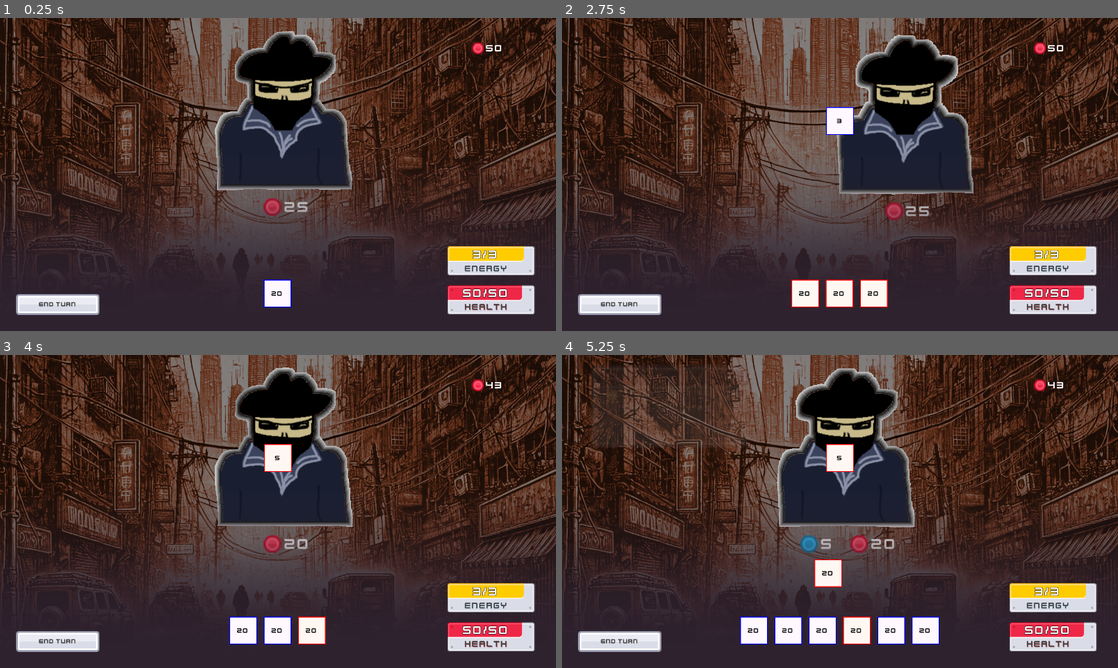
Above: before the commit, frames 1-4 (two rows, left to right).
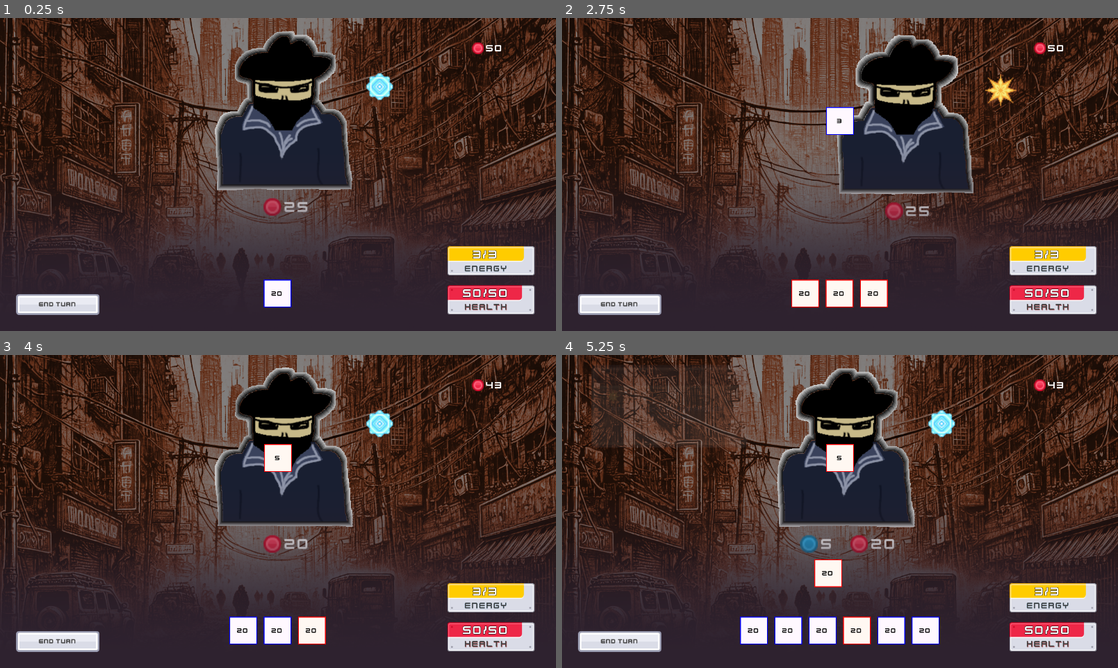
Above: after the commit, the same moments.

Repository: platopixel/d20
Game: Godot game, scene res://scenes/main.tscn
Same seed, same stepped clock (60 frames per second), same inputs: the game is played once before the commit and once after it.
Inputs (mouse positions are in pixels of both pictures, inside the frame that each line leads up to):
- Up to frame 1 (0.25 s): no input
- Up to frame 2 (2.75 s): click "END TURN" at 0.5 s; drag from (823, 293) to (840, 121) at 1.27 s; click "END TURN" at 2 s
- Up to frame 3 (4 s): drag from (244, 630) to (278, 458) at 2.77 s; click "END TURN" at 3.5 s
- Up to frame 4 (5.25 s): tap Enter at 4.25 s; move the mouse to (840, 630) at 4.27 s; press the mouse at (840, 630) at 4.28 s; release the mouse at (840, 630) at 5 s; drag from (823, 630) to (840, 458) at 5.02 s

The runs differ from the first frame. In frame 1, 0.3% of the frame differs, in the area x 65-71%, y 17-27%; in frame 2, 0.3%; in frame 3, 0.3%; in frame 4, 0.3%.

Commit message:
add enemy intents, add damage indicators

Diff:
--- /dev/null
+++ b/custom_resources/intent.gd
@@ -0,0 +1,4 @@
+class_name Intent extends Resource
+
+@export var number: String
+@export var icon: Texture
--- a/custom_resources/player_stats.gd
+++ b/custom_resources/player_stats.gd
@@ -19,6 +19,13 @@
 	self.energy = max_energy
 
 
+func take_damage(damage: int) -> void:
+	var initial_hp := hp
+	super.take_damage(damage)
+	if initial_hp > hp:
+		Events.player_hit.emit()
+
+
 func can_play_die(die: DieModel) -> bool:
 	return energy >= die.cost
 
--- a/enemies/enemy.gd
+++ b/enemies/enemy.gd
@@ -3,6 +3,7 @@
 @export var stats: EnemyStats : set = set_enemy_stats
 
 @onready var stats_ui: StatsUI = $StatsUI as StatsUI
+@onready var intent_ui: IntentUI = $IntentUI as IntentUI
 
 var enemy_action_picker: EnemyActionPicker
 var current_action: EnemyAction : set = set_current_action
@@ -10,6 +11,8 @@
 
 func set_current_action(value: EnemyAction) -> void:
 	current_action = value
+	if current_action:
+		intent_ui.update_intent(current_action.intent)
 
 
 func set_enemy_stats(value: EnemyStats) -> void:
@@ -73,7 +76,13 @@
 	if stats.hp <= 0:
 		return
 
-	stats.take_damage(damage)
+	var tween := create_tween()
+	tween.tween_callback(Shaker.shake.bind(self, 16, 0.15))
+	tween.tween_callback(stats.take_damage.bind(damage))
+	tween.tween_interval(0.2)
 
-	if stats.hp <= 0:
-		queue_free()
+	tween.finished.connect(
+		func():
+			if stats.hp <= 0:
+				queue_free()
+	)
--- a/enemies/enemy.tscn
+++ b/enemies/enemy.tscn
@@ -7,6 +7,7 @@
 [ext_resource type="Texture2D" uid="uid://be7il2ghok072" path="res://assets/bar_round_large.png" id="3_1nq76"]
 [ext_resource type="Texture2D" uid="uid://dia7vd45pqw63" path="res://assets/duck.png" id="3_lecdm"]
 [ext_resource type="PackedScene" uid="uid://q1ohca522r4x" path="res://scenes/ui/stats_ui.tscn" id="7_r300c"]
+[ext_resource type="PackedScene" uid="uid://43yimxl0bwq3" path="res://scenes/ui/intent_ui.tscn" id="8_b8os3"]
 
 [sub_resource type="Gradient" id="Gradient_svbpy"]
 
@@ -90,3 +91,9 @@
 offset_top = 271.0
 offset_right = 212.0
 offset_bottom = 298.0
+
+[node name="IntentUI" parent="." instance=ExtResource("8_b8os3")]
+offset_left = 199.0
+offset_top = 68.0
+offset_right = 309.0
+offset_bottom = 132.0
--- a/enemies/enemy_action.gd
+++ b/enemies/enemy_action.gd
@@ -2,6 +2,7 @@
 
 enum Type {CONDITIONAL, CHANCE_BASED}
 
+@export var intent: Intent
 @export var type: Type
 @export_range(0.0, 10.0) var chance_weight := 0.0
 
--- a/enemies/spy/spy_enemy_ai.tscn
+++ b/enemies/spy/spy_enemy_ai.tscn
@@ -1,23 +1,44 @@
-[gd_scene load_steps=5 format=3 uid="uid://bso4dtjtpw7rl"]
+[gd_scene load_steps=11 format=3 uid="uid://bso4dtjtpw7rl"]
 
 [ext_resource type="Script" path="res://enemies/enemy_action_picker.gd" id="1_6f32a"]
 [ext_resource type="Script" path="res://enemies/spy/spy_attack_action.gd" id="2_3fb52"]
 [ext_resource type="Script" path="res://enemies/spy/spy_block_action.gd" id="3_2gbms"]
+[ext_resource type="Texture2D" uid="uid://4olrskei7nd6" path="res://assets/attack_icon.png" id="3_5d2jq"]
+[ext_resource type="Script" path="res://custom_resources/intent.gd" id="4_44ss3"]
 [ext_resource type="Script" path="res://enemies/spy/spy_mega_block_action.gd" id="4_bdiig"]
+[ext_resource type="Texture2D" uid="uid://cup4tuyspw8lx" path="res://assets/block_icon.png" id="6_g2xtt"]
+
+[sub_resource type="Resource" id="Resource_o38bj"]
+script = ExtResource("4_44ss3")
+number = ""
+icon = ExtResource("3_5d2jq")
+
+[sub_resource type="Resource" id="Resource_qwgjy"]
+script = ExtResource("4_44ss3")
+number = ""
+icon = ExtResource("6_g2xtt")
+
+[sub_resource type="Resource" id="Resource_e884u"]
+script = ExtResource("4_44ss3")
+number = ""
+icon = ExtResource("6_g2xtt")
 
 [node name="SpyEnemyAI" type="Node"]
 script = ExtResource("1_6f32a")
 
 [node name="AttackAction" type="Node" parent="."]
 script = ExtResource("2_3fb52")
+intent = SubResource("Resource_o38bj")
 type = 1
 chance_weight = 1.0
 
 [node name="BlockAction" type="Node" parent="."]
 script = ExtResource("3_2gbms")
 block = 5
+intent = SubResource("Resource_qwgjy")
 type = 1
 chance_weight = 1.0
 
 [node name="MegaBlockAction" type="Node" parent="."]
 script = ExtResource("4_bdiig")
+intent = SubResource("Resource_e884u")
--- a/global/events.gd
+++ b/global/events.gd
@@ -13,6 +13,8 @@
 signal player_hand_drawn
 signal player_hand_discarded
 signal player_turn_ended
+signal player_hit
+signal player_died
 
 # Enemy-related events
 signal enemy_action_completed(enemy: Enemy)
--- /dev/null
+++ b/global/shaker.gd
@@ -0,0 +1,20 @@
+extends Node
+
+
+func shake(thing: Node2D, strength: float, duration: float = 0.2) -> void:
+	if not thing:
+		return
+
+	var original_position := thing.position
+	var shake_count := 10
+	var tween := create_tween()
+
+	for i in shake_count:
+		var shake_offset := Vector2(randf_range(-1.0, 1.0), randf_range(-1.0, 1.0))
+		var target := original_position + strength * shake_offset
+		if i % 2 == 0:
+			target = original_position
+		tween.tween_property(thing, "position", target, duration / float(shake_count))
+		strength *= 0.75 # taper off the shake strength
+
+	tween.finished.connect(func(): thing.position = original_position)
--- a/project.godot
+++ b/project.godot
@@ -18,6 +18,7 @@
 [autoload]
 
 Events="*res://global/events.gd"
+Shaker="*res://global/shaker.gd"
 
 [display]
 
@@ -27,6 +28,7 @@
 [gui]
 
 timers/tooltip_delay_sec=0.2
+theme/custom="res://main_theme.tres"
 
 [input]
 
--- a/scenes/dice/die.gd
+++ b/scenes/dice/die.gd
@@ -13,8 +13,8 @@
 @onready var die_state_machine: DieStateMachine = $DieStateMachine as DieStateMachine
 @onready var targets: Array[Node] = []
 @onready var sprite_2d: Sprite2D = $Sprite2D
-@onready var original_index := self.get_index()
 
+var original_index := 0 # used to put the die back into the same index of the hand when cancelled
 var faces: Array[DIE_FACE] = []
 var current_roll: DieFace
 var playable := true : set = _set_playable
--- a/scenes/dice/die_states/die_base_state.gd
+++ b/scenes/dice/die_states/die_base_state.gd
@@ -1,6 +1,7 @@
 extends DieState
 
 @export var die: Die
+
 
 func enter() -> void:
 	die.reparent_requested.emit(die)
--- a/scenes/dice/die_states/die_clicked_state.gd
+++ b/scenes/dice/die_states/die_clicked_state.gd
@@ -1,11 +1,14 @@
 extends DieState
 
 @export var die: Die
+
 
 func enter() -> void:
 	die.debugColor.color = Color.ORANGE
 	die.debugLabel.text = "CLICKED"
 	die.drop_point_detector.monitoring = true
+	die.original_index = die.get_index()
+
 
 func on_input(event: InputEvent) -> void:
 	if event is InputEventMouse:
--- a/scenes/game_table.gd
+++ b/scenes/game_table.gd
@@ -14,9 +14,11 @@
 	battle_ui.player_stats = new_stats
 	player.stats = new_stats
 
+	enemy_handler.child_order_changed.connect(_on_enemies_child_order_changed)
 	Events.enemy_turn_ended.connect(_on_enemy_turn_ended)
 	Events.player_turn_ended.connect(player_handler.end_turn)
 	Events.player_hand_discarded.connect(enemy_handler.start_turn)
+	Events.player_died.connect(_on_player_died)
 
 	start_battle(new_stats)
 
@@ -29,3 +31,12 @@
 func _on_enemy_turn_ended() -> void:
 	player_handler.start_turn()
 	enemy_handler.reset_enemy_actions()
+
+
+func _on_enemies_child_order_changed() -> void:
+	if enemy_handler.get_child_count() == 0:
+		print('Win!')
+
+
+func _on_player_died() -> void:
+	print('game over!')
--- a/scenes/game_table.tscn
+++ b/scenes/game_table.tscn
@@ -17,6 +17,7 @@
 [ext_resource type="Texture2D" uid="uid://qtw0hk1q0esv" path="res://assets/ui-background.png" id="13_uwq77"]
 [ext_resource type="Texture2D" uid="uid://qr3e1g00ekdx" path="res://assets/button.png" id="14_3gqon"]
 [ext_resource type="Texture2D" uid="uid://d0mghxaoywpij" path="res://assets/button_pressed.png" id="15_dhnm8"]
+[ext_resource type="Script" path="res://scenes/ui/red_flash.gd" id="18_f42aq"]
 
 [sub_resource type="CanvasItemMaterial" id="CanvasItemMaterial_vbntx"]
 
@@ -128,3 +129,20 @@
 text = "END TURN"
 horizontal_alignment = 1
 vertical_alignment = 1
+
+[node name="RedFlash" type="CanvasLayer" parent="."]
+layer = 2
+script = ExtResource("18_f42aq")
+
+[node name="ColorRect" type="ColorRect" parent="RedFlash"]
+anchors_preset = 15
+anchor_right = 1.0
+anchor_bottom = 1.0
+grow_horizontal = 2
+grow_vertical = 2
+mouse_filter = 2
+color = Color(0.811765, 0.298039, 0.380392, 0)
+
+[node name="Timer" type="Timer" parent="RedFlash"]
+wait_time = 0.1
+one_shot = true
--- a/scenes/player.gd
+++ b/scenes/player.gd
@@ -35,4 +35,5 @@
 	stats.take_damage(damage)
 
 	if stats.hp <= 0:
+		Events.player_died.emit()
 		queue_free()
--- a/scenes/ui/hand.gd
+++ b/scenes/ui/hand.gd
@@ -3,12 +3,6 @@
 @export var player_stats: PlayerStats
 
 @onready var die_scene := preload("res://scenes/dice/die.tscn")
-
-var dice_played_this_turn := 0
-
-
-func _ready() -> void:
-	Events.die_played.connect(_on_die_played)
 
 
 func add_die(die: DieModel) -> void:
@@ -28,11 +22,9 @@
 		die.disabled = true
 
 
-func _on_die_played(_die: DieModel) -> void:
-	dice_played_this_turn += 1
-
-
 func _on_die_ui_reparent_requested(child: Die) -> void:
+	child.disabled = true
 	child.reparent(self)
-	var new_index := clampi(child.original_index - dice_played_this_turn, 0, get_child_count())
+	var new_index := clampi(child.original_index, 0, get_child_count())
 	move_child.call_deferred(child, new_index)
+	child.set_deferred("disabled", false)
--- /dev/null
+++ b/scenes/ui/intent_ui.gd
@@ -0,0 +1,16 @@
+class_name IntentUI extends HBoxContainer
+
+@onready var icon: TextureRect = $Icon
+@onready var amount_label: Label = $Amount
+
+
+func update_intent(intent: Intent) -> void:
+	if not intent:
+		hide()
+		return
+
+	icon.texture = intent.icon
+	icon.visible = icon.texture != null
+	amount_label.text = str(intent.number)
+	amount_label.visible = intent.number.length() > 0
+	show()
--- /dev/null
+++ b/scenes/ui/intent_ui.tscn
@@ -0,0 +1,31 @@
+[gd_scene load_steps=3 format=3 uid="uid://43yimxl0bwq3"]
+
+[ext_resource type="Texture2D" uid="uid://4olrskei7nd6" path="res://assets/attack_icon.png" id="1_4511j"]
+[ext_resource type="Script" path="res://scenes/ui/intent_ui.gd" id="1_hrhp5"]
+
+[node name="IntentUI" type="HBoxContainer"]
+anchors_preset = 5
+anchor_left = 0.5
+anchor_right = 0.5
+offset_left = -39.5
+offset_right = 39.5
+offset_bottom = 50.0
+grow_horizontal = 2
+theme_override_constants/separation = 7
+alignment = 1
+script = ExtResource("1_hrhp5")
+
+[node name="Icon" type="TextureRect" parent="."]
+custom_minimum_size = Vector2(50, 50)
+layout_mode = 2
+texture = ExtResource("1_4511j")
+expand_mode = 1
+stretch_mode = 5
+
+[node name="Amount" type="Label" parent="."]
+layout_mode = 2
+size_flags_vertical = 1
+theme_override_font_sizes/font_size = 26
+text = "7"
+horizontal_alignment = 1
+vertical_alignment = 1
--- /dev/null
+++ b/scenes/ui/red_flash.gd
@@ -0,0 +1,18 @@
+extends CanvasLayer
+
+@onready var color_rect: ColorRect = $ColorRect
+@onready var timer: Timer = $Timer
+
+
+func _ready() -> void:
+	Events.player_hit.connect(_on_player_hit)
+	timer.timeout.connect(_on_timer_timeout)
+
+
+func _on_player_hit() -> void:
+	color_rect.color.a = 0.2
+	timer.start()
+
+
+func _on_timer_timeout() -> void:
+	color_rect.color.a = 0.0
Not shown: 1 places in enemies/enemy.tscn that only renumber resources
Not shown: 1 places in scenes/game_table.tscn that only renumber resources
